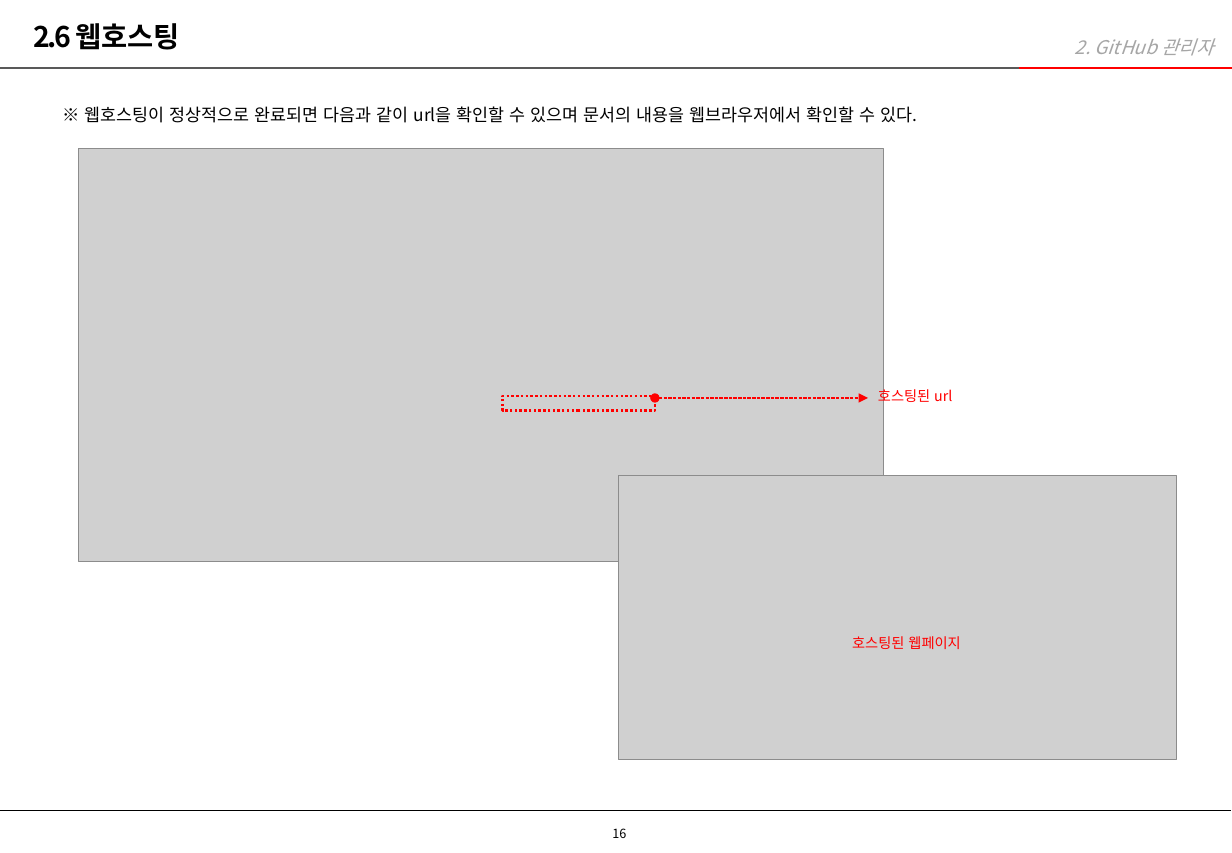
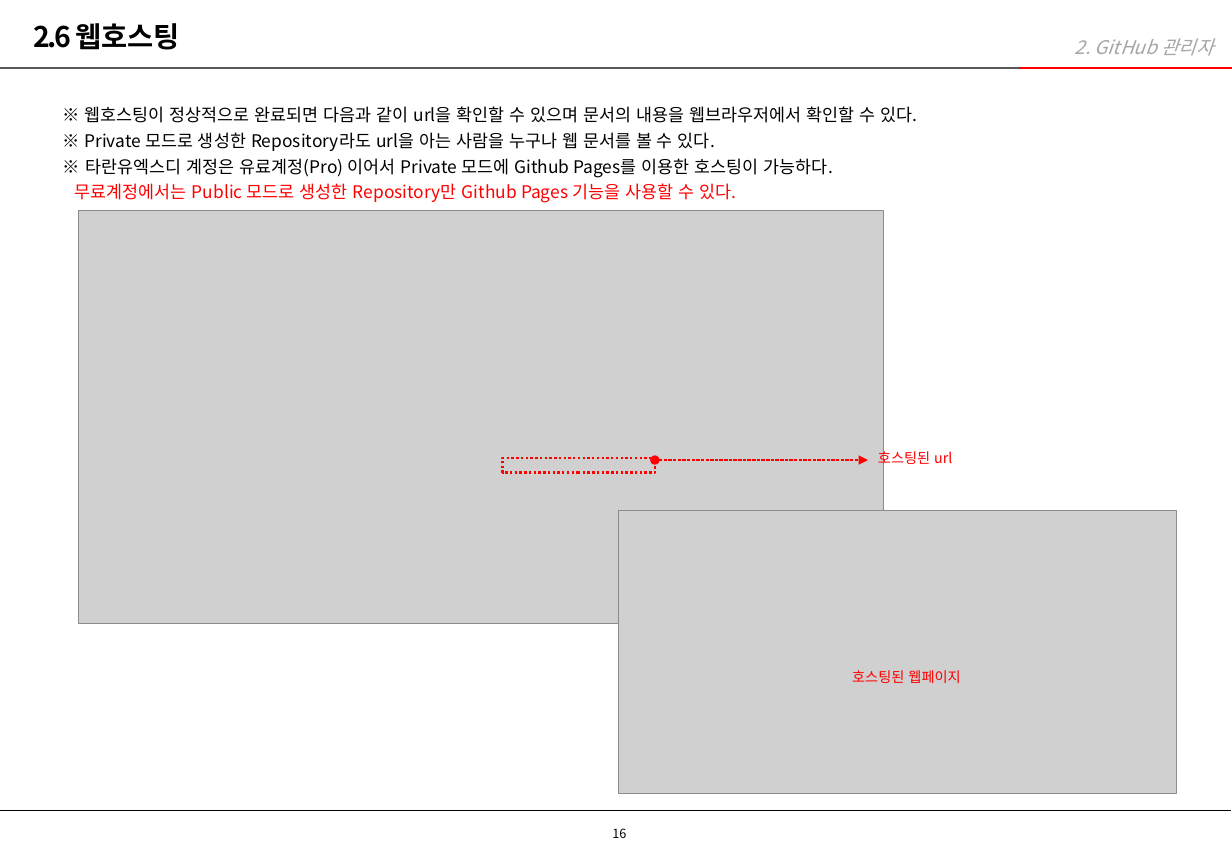
Before and after one commit to taranuxd/intro, a slide deck: slide 16 of 타란유엑스디_GitHub_사용가이드.pptx. Drawn at 1232x853 pixels with LibreOffice and Linux fonts; fonts in the diff are those of the drawing; grey boxes stand for pictures; background and template pictures are left out. Boxes give left, top, right and bottom in pixels: in the first picture for what was removed or moved away, otherwise in the second. Text is boxed around its words. In the diff, an @@ line names an element or a change of style, - is before the commit and + after.

Commit message:
문서업데이트

```diff
--- a/타란유엑스디_GitHub_사용가이드.pptx
+++ b/타란유엑스디_GitHub_사용가이드.pptx
@@ text at bbox=[75, 132, 833, 203]: paragraphs added @@
+  ※ Private 모드로 생성한 Repository라도 url을 아는 사람을 누구나 웹 문서를 볼 수 있다.
+  ※ 타란유엑스디 계정은 유료계정(Pro) 이어서 Private 모드에 Github Pages를 이용한 호스팅이 가능하다.
+  무료계정에서는 Public 모드로 생성한 Repository만 Github Pages 기능을 사용할 수 있다.
@@ 1 picture, 1 text, 1 double arrow, 1 rectangle: place and size @@
-1 picture, 1 text, 1 double arrow, 1 rectangle at bbox=[78, 149, 952, 562]
+1 picture, 1 text, 1 double arrow, 1 rectangle at bbox=[78, 210, 952, 623]
@@ picture: place and size @@
-picture at bbox=[619, 476, 1177, 759]
+picture at bbox=[619, 511, 1177, 794]
@@ text "호스팅된 웹페이지": place and size @@
-text "호스팅된 웹페이지" at bbox=[852, 636, 960, 649]
+text "호스팅된 웹페이지" at bbox=[852, 670, 960, 683]
```
Also in this commit, not shown: 11 other slides changed.
